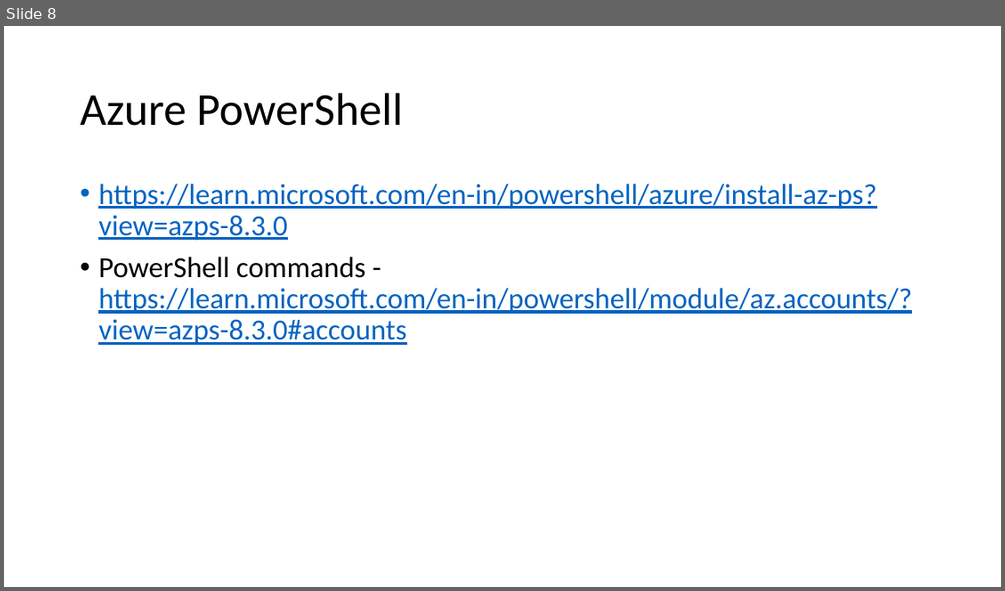
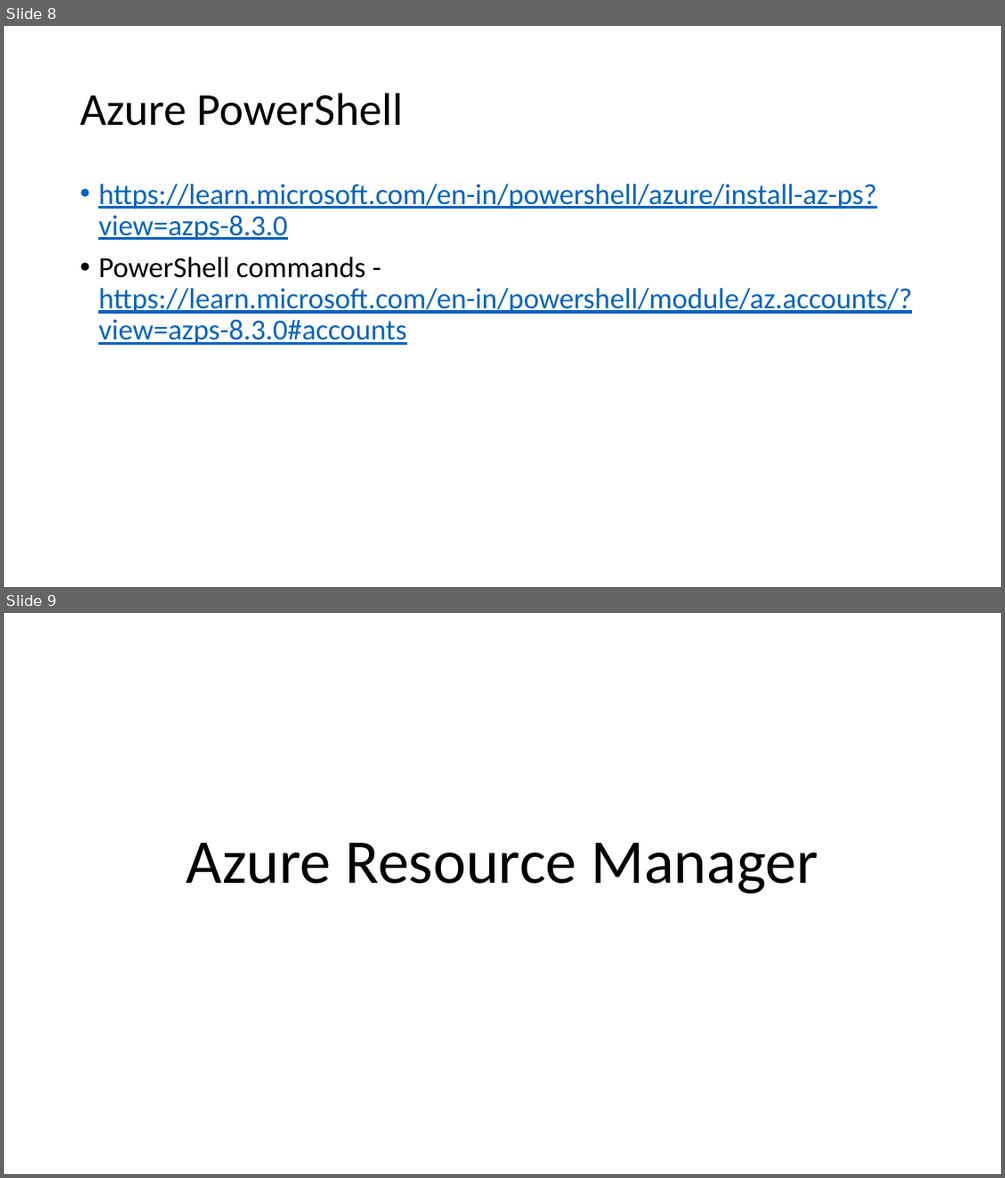
Before and after one commit to ayushrathi15/03June-AZ104, a slide deck: Azure Administration.pptx. Shown one above the other, each under a label of ours: slide 8 before the commit, slides 8 and 9 after it. The pictures are 1005x591 and 1005x1178 pixels, drawn with LibreOffice and Linux fonts; fonts in the diff are those of the drawing. Boxes give left, top, right and bottom in pixels: in the first picture for what was removed or moved away, otherwise in the second. Text is boxed around its words. In the diff, an @@ line names an element or a change of style, - is before the commit and + after.

```diff
--- a/Azure Administration.pptx
+++ b/Azure Administration.pptx
@@ slide 9 added at box(4, 613, 1001, 1174), background #FFFFFF @@
@@ title added at box(186, 843, 818, 893), 60 pt, text #000000 @@
+Azure Resource Manager
```
Also in this commit, not shown: 11 other slides added.
